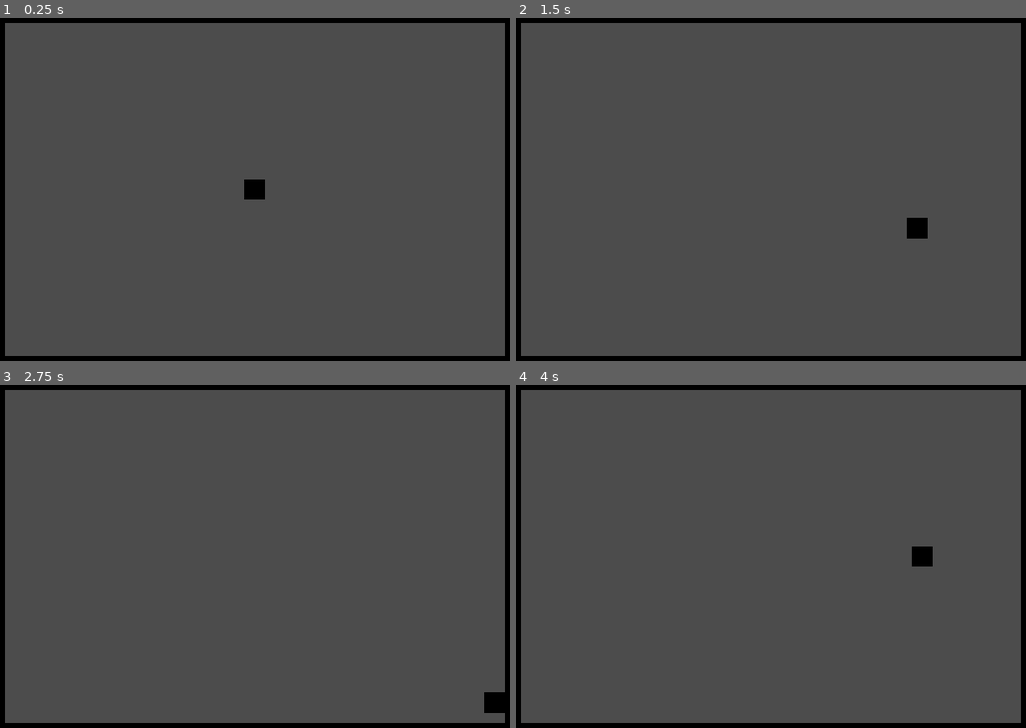
Above: before the commit, frames 1-4 (two rows, left to right).
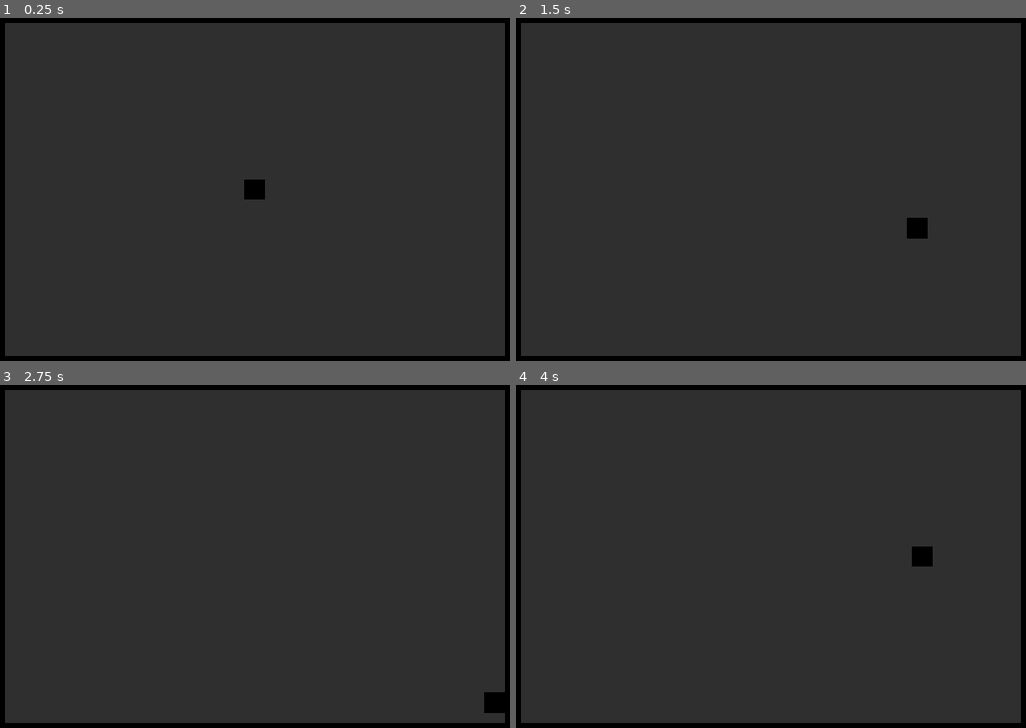
Above: after the commit, the same moments.

Repository: mariothedog/Dodge-and-Explode-
Game: Godot game, scene res://Levels/Endless Level.tscn
The game is run twice, just before and just after one commit, with the same random seed, the same clock (stepped at 60 frames per second) and the same inputs.
Inputs:
- Up to frame 1 (0.25 s): no input
- Up to frame 2 (1.5 s): tap Enter at 0.5 s; hold D (move_right) 0.53-1.28 s; hold S (move_down) from 1.28 s (still down)
- Up to frame 3 (2.75 s): release S (move_down) at 2.03 s; hold D (move_right) from 2.03 s (still down)
- Up to frame 4 (4 s): release D (move_right) at 2.78 s; hold W (move_up) 2.78-3.53 s; hold A (move_left) from 3.53 s (still down)

The runs differ from the first frame. In frame 1, 95% of the frame differs, in the area x 0-100%, y 1-99%; in frame 2, 95%; in frame 3, 95%; in frame 4, 95%.

Commit message:
Added a background.

Diff:
--- a/Levels/Endless Level.tscn
+++ b/Levels/Endless Level.tscn
@@ -31,6 +31,16 @@
 
 [node name="Endless Level" type="Node2D"]
 
+[node name="ColorRect" type="ColorRect" parent="."]
+margin_left = -512.0
+margin_top = -320.0
+margin_right = 512.0
+margin_bottom = 320.0
+color = Color( 0.188235, 0.188235, 0.188235, 1 )
+__meta__ = {
+"_edit_use_anchors_": false
+}
+
 [node name="Camera2D" type="Camera2D" parent="."]
 current = true
 
